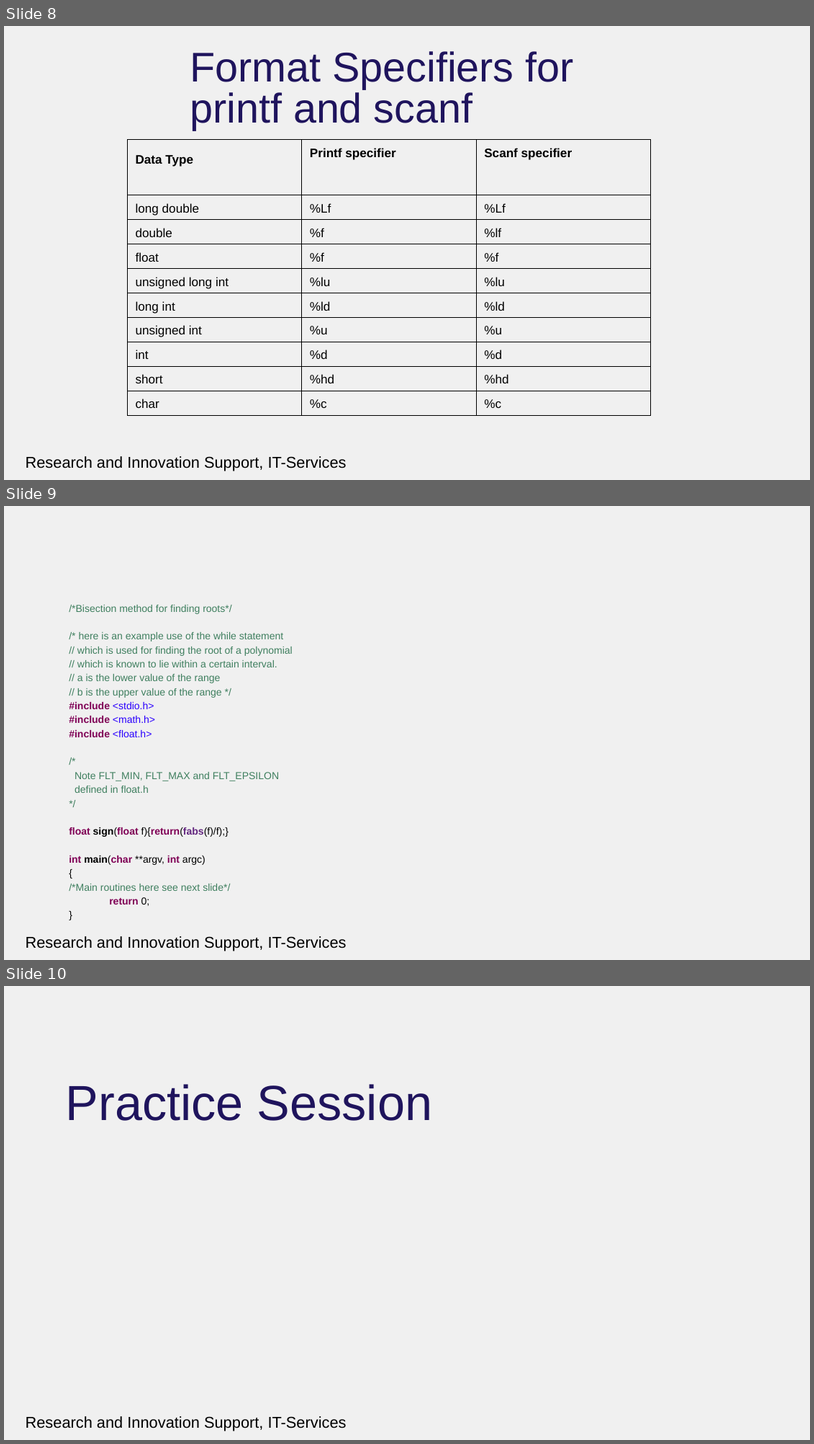
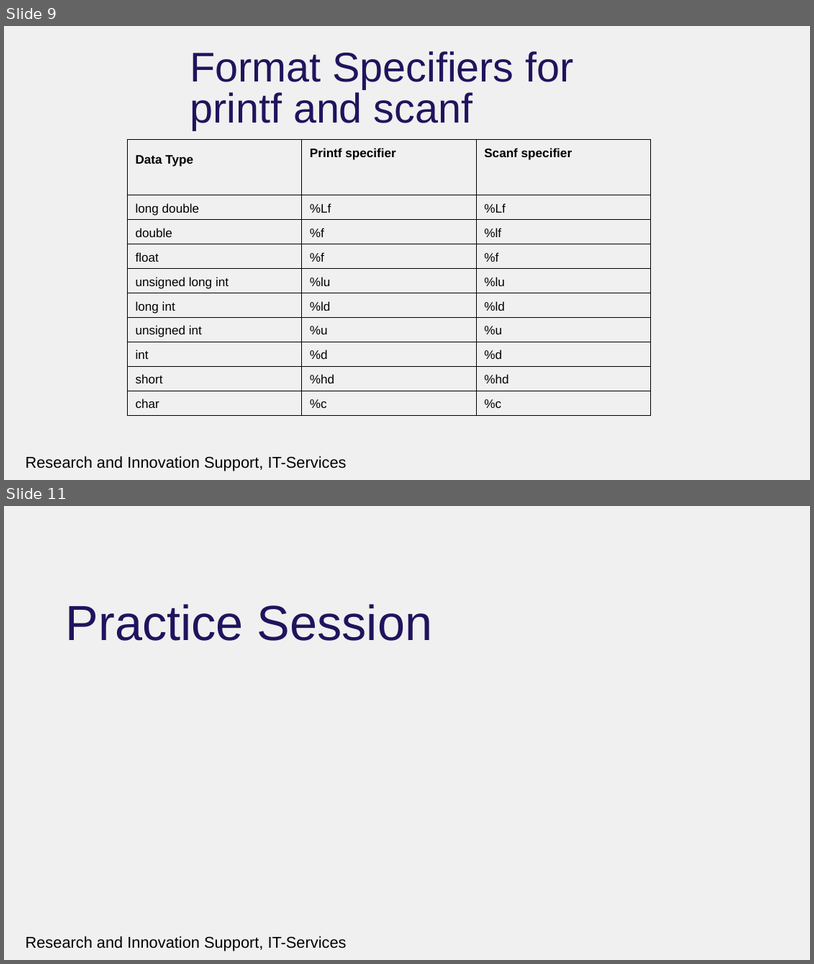
Before and after one commit to rcgsheffield/introc, a slide deck: archive/presentations/functionsandmemory.pptx. Shown one above the other, each under a label of ours: slides 8, 9 and 10 before the commit, slides 9 and 11 after it; the slides between them are not shown. The pictures are 814x1444 and 814x964 pixels, drawn with LibreOffice and Linux fonts; fonts in the diff are those of the drawing; background and template pictures are left out. Boxes give left, top, right and bottom in pixels: in the first picture for what was removed or moved away, otherwise in the second. Text is boxed around its words. In the diff, an @@ line names an element or a change of style, - is before the commit and + after.

```diff
--- a/archive/presentations/functionsandmemory.pptx
+++ b/archive/presentations/functionsandmemory.pptx
@@ slide 9 removed at bbox=[4, 506, 810, 960], background #F0F0F0; not listed: 1 template element that a slide beside it also shows @@
@@ text removed at bbox=[69, 605, 293, 906] @@
-/*Bisection method for finding roots*/
-/* here is an example use of the while statement
-// which is used for finding the root of a polynomial
-// which is known to lie within a certain interval.
-// a is the lower value of the range
-// b is the upper value of the range */
-#include <stdio.h>
-#include <math.h>
-#include <float.h>
-/*
-Note FLT_MIN, FLT_MAX and FLT_EPSILON
-defined in float.h
-*/
-float sign(float f){return(fabs(f)/f);}
-int main(char **argv, int argc)
-{
-/*Main routines here see next slide*/
-return 0;
-}
@@ what was slide 8 is now slide 9 @@
@@ what was slide 10 is now slide 11 @@
```
Also in this commit, not shown: 13 slides added, 17 other files.
